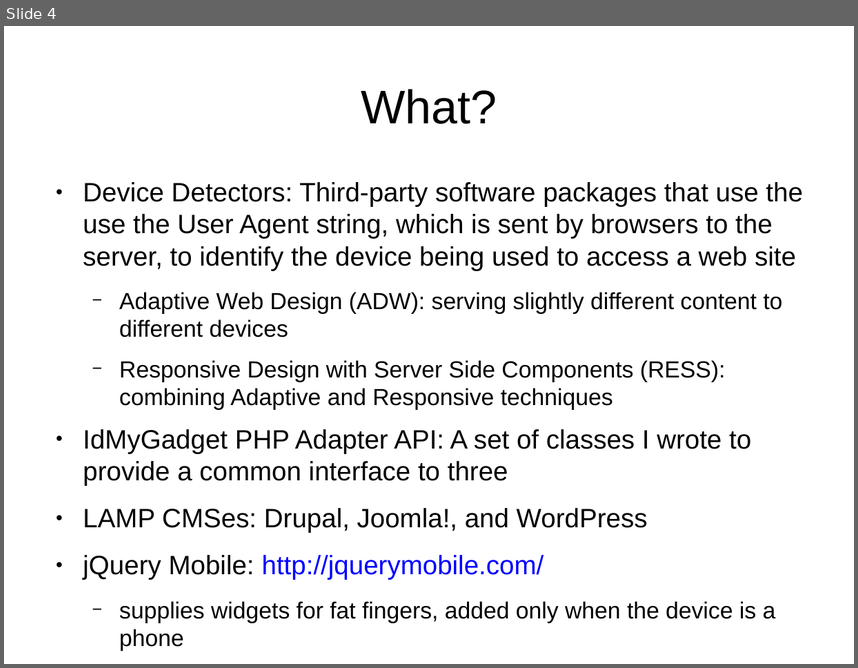
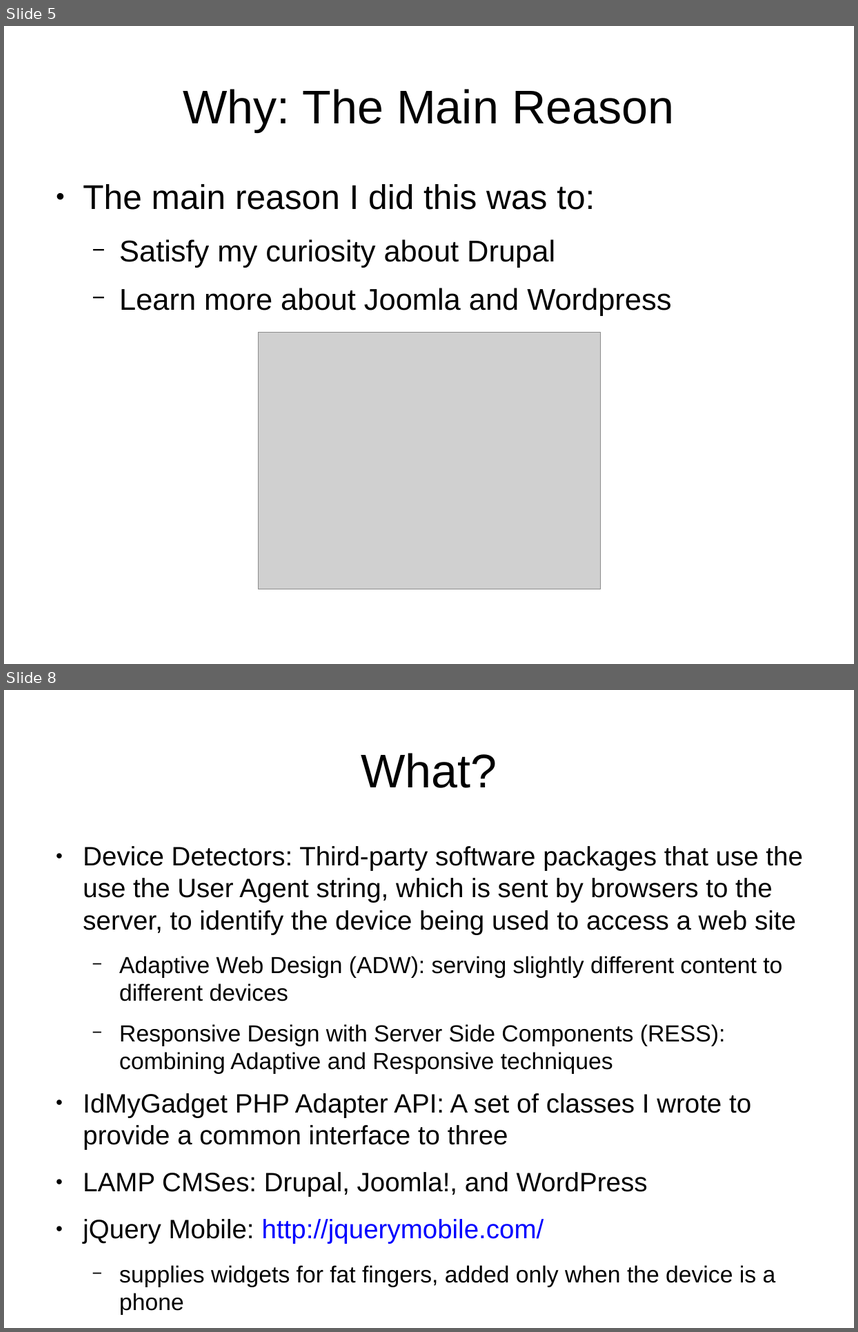
Before and after one commit to tomwhartung/jmws_accoutrements, a slide deck: presentations/2016_07-Drupal/9-slides.odp. Shown one above the other, each under a label of ours: slide 4 before the commit, slides 5 and 8 after it; the slides between them are not shown. The pictures are 858x668 and 858x1332 pixels, drawn with LibreOffice and Linux fonts; fonts in the diff are those of the drawing; grey boxes stand for pictures. Boxes give left, top, right and bottom in pixels: in the first picture for what was removed or moved away, otherwise in the second. Text is boxed around its words. In the diff, an @@ line names an element or a change of style, - is before the commit and + after.

```diff
--- a/presentations/2016_07-Drupal/9-slides.odp
+++ b/presentations/2016_07-Drupal/9-slides.odp
@@ slide 5 added at box(4, 26, 854, 664), background #FFFFFF @@
@@ title added at box(183, 89, 674, 132), 44 pt, text #000000 @@
+Why: The Main Reason
@@ text added at box(83, 184, 671, 316), 28 pt, text #000000 @@
+● The main reason I did this was to:
+  − Satisfy my curiosity about Drupal
+  − Learn more about Joomla and Wordpress
@@ picture added at box(259, 332, 601, 589) @@
@@ what was slide 4 is now slide 8 @@
```
Also in this commit, not shown: 5 slides changed, 3 other slides added, 1 slide removed.
